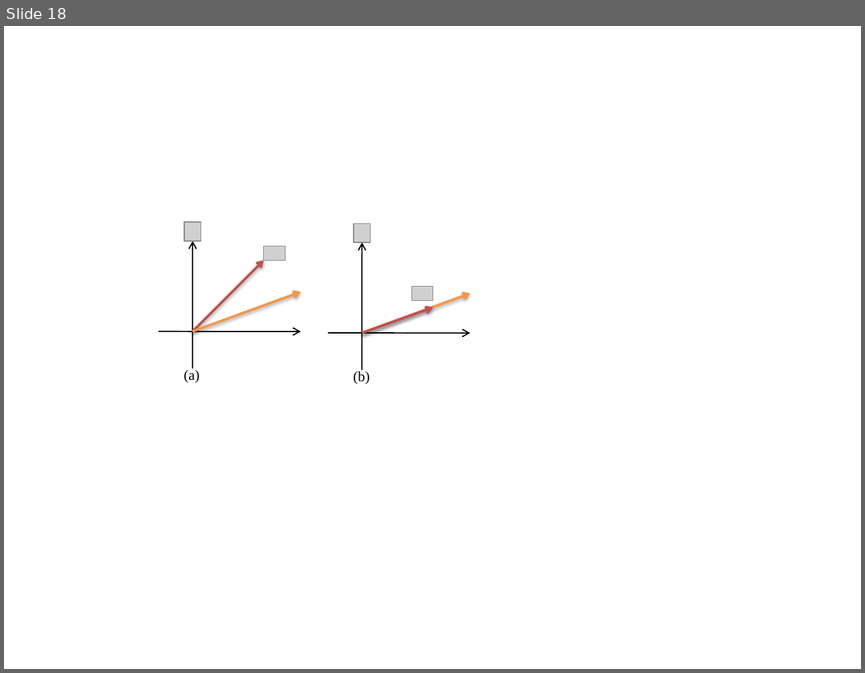
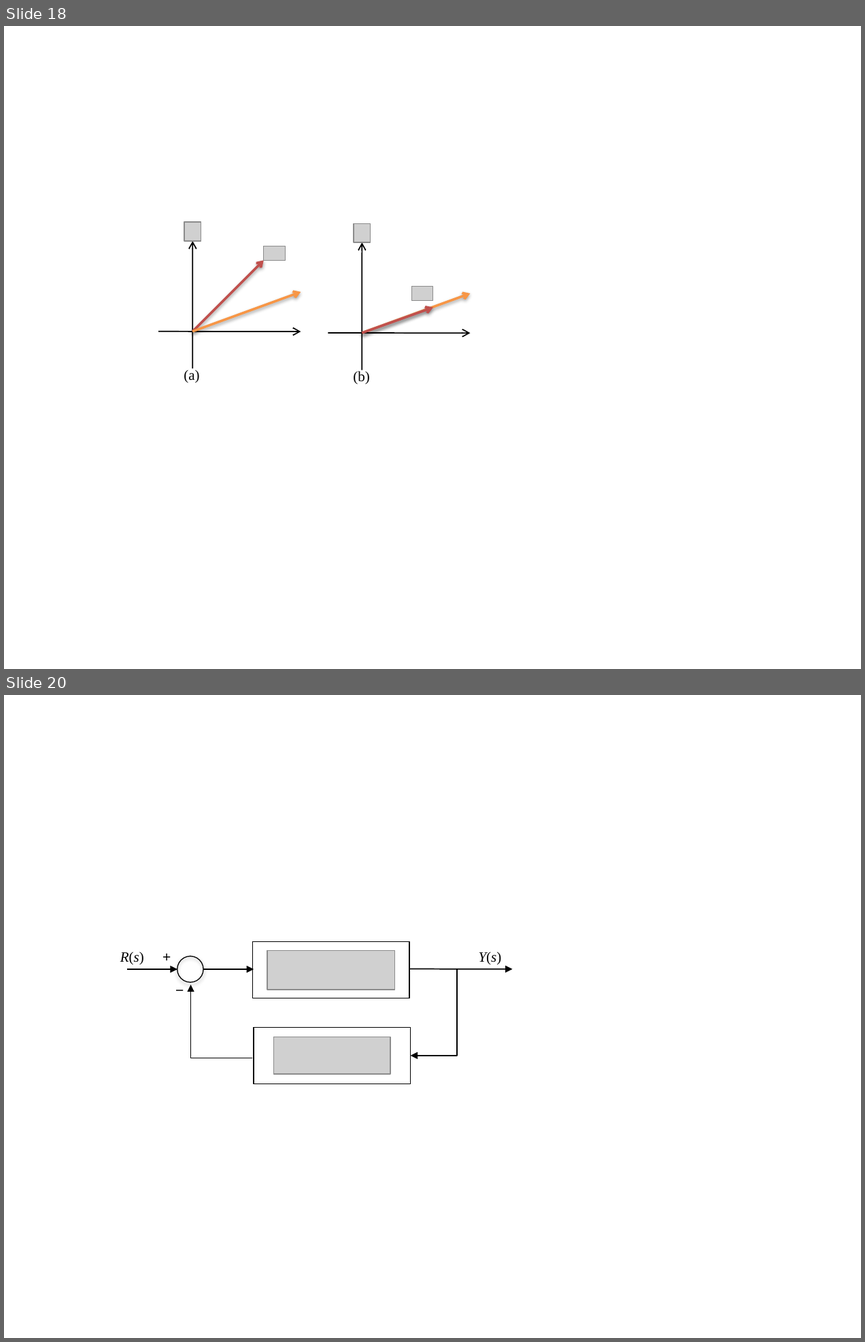
Before and after one commit to cpjobling/EGLM03-Resources, a slide deck: DigitalSystems/Lecture11/pictures/pictures-converted.pptx. Shown one above the other, each under a label of ours: slide 18 before the commit, slides 18 and 20 after it; the slides between them are not shown. The pictures are 865x673 and 865x1342 pixels, drawn with LibreOffice and Linux fonts; fonts in the diff are those of the drawing; grey boxes stand for pictures; background and template pictures are left out. Boxes give left, top, right and bottom in pixels: in the first picture for what was removed or moved away, otherwise in the second. Text is boxed around its words. In the diff, an @@ line names an element or a change of style, - is before the commit and + after.

```diff
--- a/DigitalSystems/Lecture11/pictures/pictures-converted.pptx
+++ b/DigitalSystems/Lecture11/pictures/pictures-converted.pptx
@@ slide 20 added at [4,695,861,1338], background #FFFFFF @@
@@ group added at [120,942,512,1083]: 4 texts, 3 arrows, 2 elbow arrows, 2 rectangles, 2 pictures, 1 ellipse @@
+−
++
+R(s)
+Y(s)
```
Also in this commit, not shown: 1 slide changed, 12 other files.
